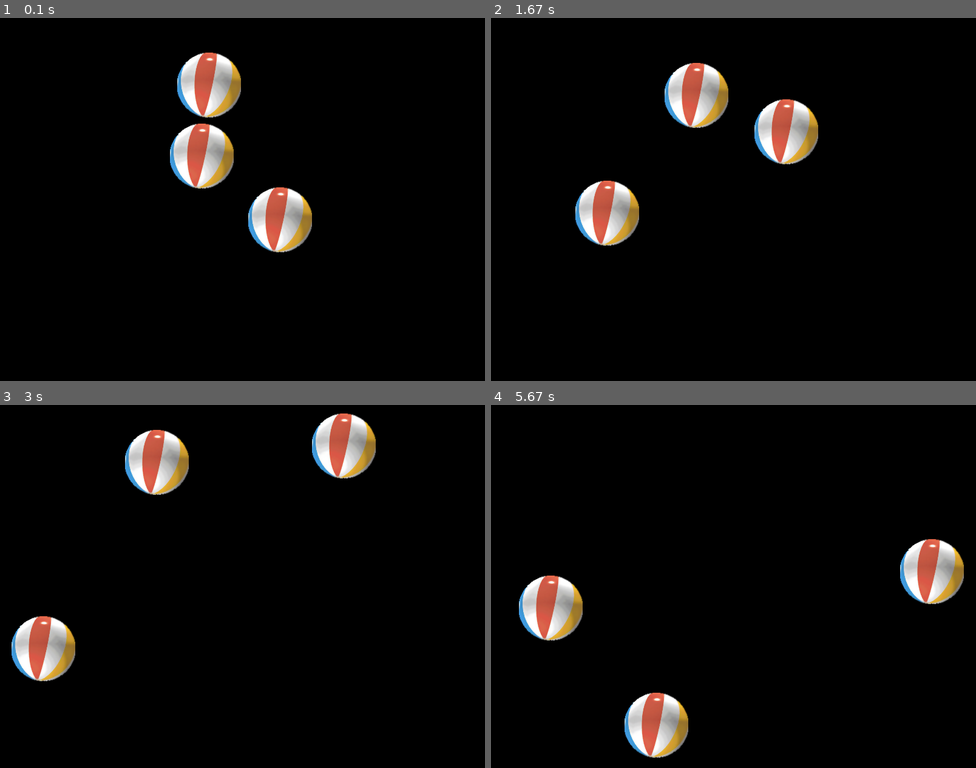
Above: before the commit, frames 1-4 (two rows, left to right).
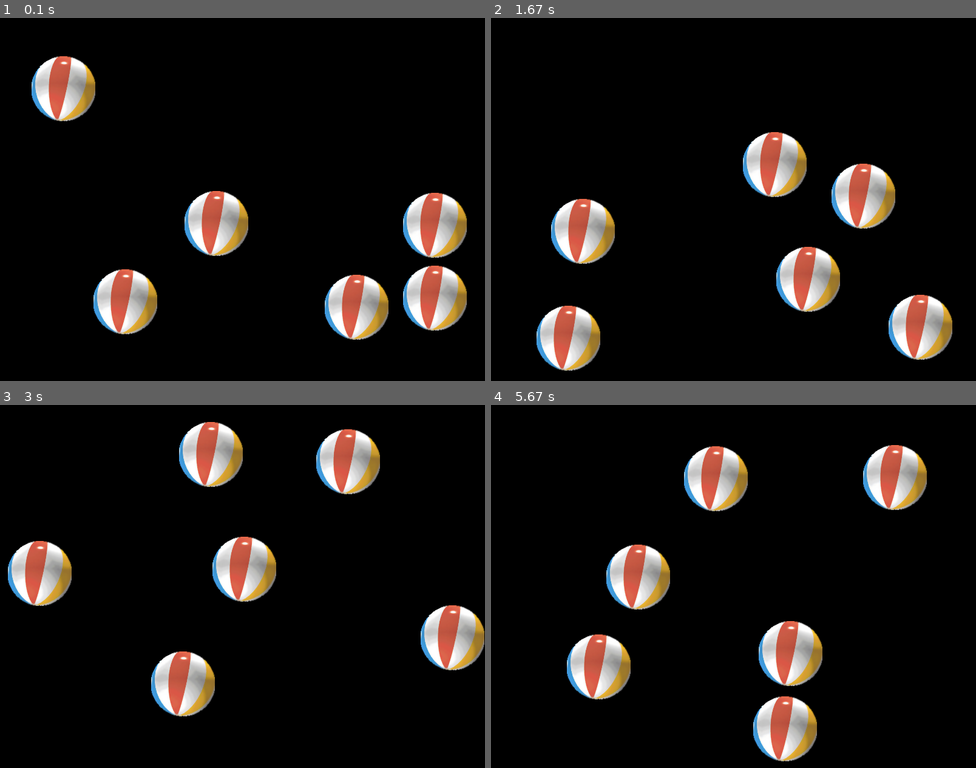
Above: after the commit, the same moments.

Repository: gogeekness/Py_Game
Game: pygame game, started from Collision_balls.py
Two runs of this game, one before a commit and one after it. Both use one fixed random seed, a clock stepped at 60 frames per second and the inputs below.
Inputs:
- Up to frame 1 (0.1 s): no input
- Up to frame 2 (1.67 s): no input
- Up to frame 3 (3 s): no input
- Up to frame 4 (5.67 s): no input

The runs differ from the first frame. In frame 1, 17% of the frame differs, in the area x 6-97%, y 9-89%; in frame 2, 15%; in frame 3, 15%; in frame 4, 17%.

Commit message:
Update commit with Collision and mazey.

Diff:
--- a/Collision_balls.py
+++ b/Collision_balls.py
@@ -1,5 +1,5 @@
 #!/usr/bin/env python3
-#Multi Bonce Ball
+# Multi Bonce Ball
 
 import sys, pygame, os
 from pygame.locals import *
@@ -8,12 +8,12 @@
 # set size of the field
 size = width, height = 800, 600
 black = (0, 0, 0)
-speed = 4
+speed = 6
 pi = math.pi
 
-random.seed(124)
+random.seed(870)
 
-#define where data directory is located
+# define where data directory is located
 main_dir = os.path.split(os.path.abspath(__file__))[0]
 
 
@@ -24,12 +24,12 @@
         raise SystemExit('could not load ball image.')
     return image
 
-#========================================================================
+# ========================================================================
 
 class Ball(pygame.sprite.Sprite):
     image = None
 
-    #Construct the ball instance
+    # Construct the ball instance
     def __init__(self, pos):
         pygame.sprite.Sprite.__init__(self, self.containers)
         self.image = load_image('ball.png')
@@ -41,13 +41,13 @@
         self.speedx = (math.cos(angle) * speed)
         self.speedy = (math.sin(angle) * speed)
         self.mass = random.randint(20, 41)
-        #-print("Ball: ",pos[0], pos[1], self.speedx, self.speedy)
+        # print("Ball: ",pos[0], pos[1], self.speedx, self.speedy)
 
-    #Move the ball and check boundries
+    # Move the ball and check boundries
     def update(self):
-        #Move ball
+        # Move ball
         self.rect.move_ip(self.speedx, self.speedy)
-        #if hit edge revsere direction
+        # if hit edge reverse direction
         if self.rect.left < 0 or self.rect.right > width:
             self.speedx = -self.speedx
             self.rect.x += self.speedx
@@ -55,97 +55,101 @@
             self.speedy = -self.speedy
             self.rect.y += self.speedy
 
-    #Does it hit another ball
-    def collide(self, B2: object) -> object:
-        B1mag = math.hypot(self.speedx, self.speedy)
-        Mdiff = 1.00 #self.mass / B2.mass
-        Xdiff = self.speedx - B2.speedx
-        Ydiff = self.speedy - B2.speedy
-        if Xdiff > 0:
-            if Ydiff > 0:
-                angle = math.atan(Ydiff/Xdiff)
-            else:
-                angle = (2 * pi) - math.atan(Ydiff/Xdiff)
-        elif Xdiff < 0:
-            if Ydiff > 0:
-                angle = pi + math.atan(Ydiff/Xdiff)
-            else:
-                angle = pi - math.atan(Ydiff/Xdiff)
-        elif Xdiff == 0:
-            if Ydiff > 0:
-                Angle = (pi / 2)
-            else:
-                Angle = -(pi / 2)
-        elif Ydiff == 0:
-            if Xdiff < 0:
-                Angle = 0
-            else:
-                Angle = pi
-        angledeg = math.degrees(angle)
-        print("Angle for ball", angledeg, "Xdiff/Ydiff",Xdiff, Ydiff, "Pos of X,Y of ball:", self.rect.x, self.rect.y)
-        self.speedx = - B1mag * math.cos(angle) * Mdiff
-        self.speedy = - B1mag * math.sin(angle) * Mdiff
+    # Does it hit another ball
+    def collide(self, B2):
+        b1mag = math.hypot(self.speedx, self.speedy)
+        b2mag = math.hypot(B2.speedx, B2.speedy)
+        Mdiff = 1.00   #self.mass / B2.mass
+
+        # will use the negative diffs for B2's computations
+        xdiff = self.speedx - B2.speedx
+        ydiff = self.speedy - B2.speedy
+        xposd = self.rect.x - B2.rect.x
+        yposd = self.rect.y - B2.rect.y
+
+        angleB1 = math.atan2(ydiff, xdiff)
+        angleB2 = math.atan2(-ydiff, -xdiff)
+        tangB1 = math.atan2(yposd, xposd)
+        tangB2 = math.atan2(-yposd, -xposd)
+
+        angleB1 = 2 * tangB1 - angleB1
+        angleB2 = 2 * tangB2 - angleB2
+
+        angledeg1 = math.degrees(angleB1)
+        print("Angle for ball", angledeg1, "Xdiff/Ydiff",xdiff, ydiff, "Pos of X,Y of ball:", self.rect.x, self.rect.y)
+        angledeg2 = math.degrees(angleB2)
+        print("Angle for ball", angledeg2, "Xdiff/Ydiff",-xdiff, -ydiff, "Pos of X,Y of ball:", B2.rect.x, B2.rect.y)
+
+        # Ball 1
+        self.speedx = - b1mag * math.cos(angleB1) * Mdiff
+        self.speedy = - b1mag * math.sin(angleB1) * Mdiff
+        # Ball 2
+        B2.speedx = - b2mag * math.cos(angleB2) * Mdiff
+        B2.speedy = - b2mag * math.sin(angleB2) * Mdiff
+
         # to make sure they don't hug
+        # need both balls to react at the same time
         self.rect.x += self.speedx
         self.rect.y += self.speedy
+        B2.rect.x += B2.speedx
+        B2.rect.y += B2.speedy
 
-#=====================================================================
+# =====================================================================
 
 def main():
     pygame.init()
     ballset = []
 
-    #make a backgroud
+    # make a backgroud
     backscreen = pygame.display.set_mode(size)
     backscreen.fill(black)
     backscreen.blit(backscreen, (0,0))
 
-    #load_image("ball.png")
+    # load_image("ball.png")
     balls = pygame.sprite.Group()
     all = pygame.sprite.RenderUpdates()
     Ball.containers = balls, all
 
     # create the balls for the field
-    for i in range (0,3):
-        #set random location for all of teh instances
+    for i in range (0,6):
+        # set random location for all of teh instances
         pox = random.randrange(50, width - 100, 120)
         poy = random.randrange(50, height - 100, 120)
         ballset.append(Ball((pox,poy)))
 
-    #keep track of time
+    # keep track of time
     clock = pygame.time.Clock()
-    #game loop
+    # game loop
     while 1:
-        #get input
+        # get input
         for event in pygame.event.get():
-            if event.type == pygame.QUIT \
-                or (event.type == KEYDOWN and event.key == K_ESCAPE) \
-                or (event.type == KEYDOWN and event.key == K_q):
+            if event.type == pygame.QUIT or (event.type == KEYDOWN and event.key == K_ESCAPE) or (event.type == KEYDOWN \
+                and event.key == K_q):
                     sys.exit()
 
-        #clear sprites
+        # clear sprites
         backscreen.fill(black)
 
-        #Check if Collided
+        # Check if Collided
         for ball1 in ballset:
             for ball2 in ballset:
                 if ball1 != ball2:
                     if pygame.sprite.collide_circle(ball1, ball2):
                         ball1.collide(ball2)
 
-
-        #update sprites
+        # update sprites
         all.update()
 
-        #update display
+        # update display
         dirty = all.draw(backscreen)
         pygame.display.update(dirty)
 
         pygame.display.flip()
 
-        #timer set for 30 frames
+        # timer set for 30 frames
         clock.tick(30)
 
-#This is the main_init
+
+# This is the main_init
 if __name__=='__main__':
     main()
--- a/Graphical_Mazy/Maze_CL.py
+++ /dev/null
@@ -1,142 +0,0 @@
-#!/usr/bin/python3 -tt
-
-#Maze Generator
-
-import sys, pygame, os
-from pygame.locals import *
-from Maze_class import halls
-#import pdb
-import random
-from random import randrange, randint
-
-#Globals
-#base maze 0 elemets
-
-col = 0
-row = 0
-black = (  0,   0,   0)
-white = (255, 255, 255)
-yellow =(255, 255,   0)
-# there if needed
-BLUE =  (  0,   0, 255)
-GREEN = (  0, 255,   0)
-RED =   (255,   0,   0)
-
-def draw_maze(screen, maze1, size, col, row):
-    #Block size
-    blocksz = ((size[0] / (col * 2 + 1)), (size[1] / (row * 2 + 1)))
-    #solve block size
-    solvesz = (blocksz[0]/2, blocksz[1]/2)
-    solveoffset = (solvesz[0]/2, solvesz[1]/2)
-    #boarder around the maze
-    #Top boarder
-    pygame.draw.rect(screen, white, [0, 0, (blocksz[0] * (col * 2 + 2)), blocksz[1]])
-    #Left boarder
-    pygame.draw.rect(screen, white, [0, 0, blocksz[0], (blocksz[1] * (row * 2 + 2))])
-    #Bottom boarder
-    pygame.draw.rect(screen, white, [0, blocksz[1] * (row * 2), blocksz[0] * (col * 2 + 1), blocksz[1] * (row * 2 + 2)])
-    #right boarder
-    pygame.draw.rect(screen, white, [blocksz[0] * (col * 2), 0, blocksz[0] * (col * 2 + 1), blocksz[1] * (row * 2 + 1)])
-    #Draw the cells
-    for y in range(row):
-        yy = (row - 1) - y
-        for x in range(col):      # [ [(T, T, T, T) ...][() () () () () ][][][][]  ]
-            if (x + 1) < col and (y + 1) < row:  #Central Blocks
-                centerblk = (((x * 2 + 1)*blocksz[0]) + blocksz[0],((y * 2 + 1)*blocksz[1]) + blocksz[1])
-                pygame.draw.rect(screen, white, [centerblk[0], centerblk[1], blocksz[0]+1, blocksz[1]+1])
-            if maze1.data[x][y][1] == False and (x + 1) < col:  #If there is a EAST blocked
-                eastgate = (((x * 2 + 2) * blocksz[0]),((yy * 2 + 1) * blocksz[1]))
-                pygame.draw.rect(screen, white, [eastgate[0], eastgate[1], blocksz[0]+1, blocksz[1]+1])
-            if maze1.data[x][y][2] == False and (yy + 1) < row:  #If there is a SOUTH blocked
-                southgate = (((x * 2 + 1) * blocksz[0]),((yy * 2 + 2) * blocksz[1]))
-                pygame.draw.rect(screen, white, [southgate[0], southgate[1], blocksz[0]+1, blocksz[1]+1])
-            if maze1.data[x][yy][4]:
-                #if solver path then draw path inite yellow
-                solveoffset = (((x * 2 + 1) * blocksz[0]) + (solvesz[0] / 2), ((y * 2 + 1) * blocksz[1]) + (solvesz[1] / 2))
-                pygame.draw.rect(screen, yellow, [solveoffset[0], solveoffset[1], solvesz[0], solvesz[1]])
-
-# This resets the maze creating a new pattern method calls for the insatnce maze1
-def makemaze(maze1, col, row):
-    maze1.seal_halls(col, row)
-    maze1.build_maze(0, 0, col, row)
-    maze1.solve(0, 0, col, row)
-
-
-#standard out for main function
-def main():
-    #create new instance of halls
-    maze1 = halls()
-    random.seed()
-    #size of graphic window
-    size = (800, 600)
-    if len(sys.argv) == 3:
-        colwidth = int(str(sys.argv[1]))
-        rowheight = int(str(sys.argv[2]))
-        if (colwidth < 2 or colwidth > 40) or (rowheight < 2 or rowheight > 40):
-            print("Both values need to greater than 2 and less then 40.\n")
-            sys.exit(1)
-    else:
-        #if no input then use 10 as default size
-        colwidth = rowheight = 10
-
-
-    #initalize pygame screen
-    pygame.init()
-    backscreen = pygame.display.set_mode(size,HWSURFACE|DOUBLEBUF|RESIZABLE)
-    #set current size of the display as the starting size
-    backscreen.fill(black)
-    backscreen.blit(backscreen, (0,0))
-
-    #inital maze and graphical output of maze and inital display
-    makemaze(maze1, colwidth, rowheight)
-    draw_maze(backscreen, maze1, size, colwidth, rowheight)
-    pygame.display.flip()
-
-    #Do main loop untill quit event
-    while True:
-        mouse = cursor = space = False
-        pygame.event.pump()
-        #event = pygame.event.wait()
-        #get input
-        pygame.display.flip()
-        for event in pygame.event.get():
-            if event.type == pygame.QUIT \
-                or (event.type == KEYDOWN and event.key == K_ESCAPE) \
-                or (event.type == KEYDOWN and event.key == K_q):
-                    sys.exit()
-            #If window resize event, set new window size
-            #Very finiky setup, sometimes it works, sometimes not
-            elif event.type == VIDEORESIZE:
-                size = event.size
-                backscreen = pygame.display.set_mode(size, HWSURFACE | DOUBLEBUF | RESIZABLE)
-                draw_maze(backscreen, maze1, size, colwidth, rowheight)
-            #If keyboard press then parse what key
-            elif (event.type == KEYDOWN):
-                if (event.key == K_SPACE):
-                    space = True
-                # if cursor key is pressed then add or remove one (1) from a maze size
-                elif (event.key == K_RIGHT):
-                    if (colwidth < 40): colwidth += 1
-                    cursor = True
-                elif (event.key == K_UP):
-                    if (rowheight < 40): rowheight += 1
-                    cursor = True
-                elif (event.key == K_LEFT):
-                    if (colwidth > 3):colwidth -= 1
-                    cursor = True
-                elif (event.key == K_DOWN):
-                    if (rowheight > 3): rowheight -= 1
-                    cursor = True
-                # if either cursor key or space pressed
-                if space or cursor:
-                    #print("screen, col-row :", size, colwidth, rowheight)
-                    # change formating on maze to new
-                    backscreen.fill(black)
-                    makemaze(maze1, colwidth, rowheight)
-                    # Graphical output of maze
-                    draw_maze(backscreen, maze1, size, colwidth, rowheight)
-                    cursor = space = False
-
-# This is the standard boiler plate call for main
-if __name__=='__main__':
-        main()
--- a/Graphical_Mazy/Maze_class.py
+++ /dev/null
@@ -1,86 +0,0 @@
-#Maze classes for Maze genpy
-import random
-from random import shuffle
-
-class halls:
-
-
-    #---------------------------------------------------------
-    # False --> blocked
-    # maze[0].append((True, False, False, True, True))
-    #                 NORTH, EAST, SOUTH, WEST, was here
-    #---------------------------------------------------------
-
-    #Set init for the Maze
-    def __init__(self):
-        self.data = []
-
-    #reseal the halls in the maze
-    def seal_halls(self, width, height):
-        self.data = [[[False, False, False, False, False] for y in range(height)] for x in range(width)]
-
-    def open_doors(self, x, y, xx, yy):
-        #outxxyy = "X Y:" + str(x) + " " + str(y) + "  XX YY:" + str(xx) + " " + str(yy)
-        #sys.stdout.write(outxxyy)
-        if xx == 1: #EAST
-            self.data[x][y][1] = True
-            self.data[x + xx][y][3] = True
-            #print(" East")
-        elif xx == -1: #WEST
-            self.data[x][y][3] = True
-            self.data[x + xx][y][1] = True
-            #print(" West")
-        elif yy == 1: #NORTH
-            self.data[x][y][0] = True
-            self.data[x][y + yy][2] = True
-            #print(" North")
-        elif yy == -1: #SOUTH
-            self.data[x][y][2] = True
-            self.data[x][y + yy][0] = True
-            #print(" South")
-            # For viewing the data set for maze
-
-    def sealed_cell(self, cellx, celly, width, height):
-        if cellx in range(width) and celly in range(height):
-        # are all door closed?
-            if any(self.data[cellx][celly]) == False:
-                return "sealed"
-            else:
-                return "opened"
-        else:
-        #out of bounds are always sealed
-            return "bounds"
-
-    def solve(self, x, y, width, height):
-        # directions for NORTH, EAST, SOUTH, WEST
-        # F(n) = Goal
-        # print("Start Solve", x, y, self.data[x][y][4])
-        if x == (width - 1) and y == (height - 1):
-            self.data[x][y][4] = True
-            return True
-        if self.sealed_cell(x, y, width, height) != "opened" or self.data[x][y][4] == True:
-            return False
-        self.data[x][y][4] = True  #Key entry, need to set breadcrumbs
-        if self.data[x][y][0] == True and self.solve(x, y+1, width, height):
-            return True
-        if self.data[x][y][1] == True and self.solve(x+1, y, width, height):
-            return True
-        if self.data[x][y][2] == True and self.solve(x, y-1, width, height):
-            return True
-        if self.data[x][y][3] == True and self.solve(x-1, y, width, height):
-            return True
-        self.data[x][y][4] = False
-        return False
-
-    def build_maze(self, x, y, width, height):
-        # directions for NORTH, EAST, SOUTH, WEST
-        directions = [(0, 1), (1, 0), (0, -1), (-1, 0)]
-        shuffle(directions)
-        for (xx, yy) in directions:
-            #print("Cell x y:",x ,y,"  Added directions to x y:", x + xx, y + yy, "Limits ", width, height)
-            tested = self.sealed_cell(x + xx, y + yy, width, height)
-            if tested == "sealed":
-                self.open_doors(x, y, xx, yy)
-                #print_val()
-                #print("Good Cell:",x ,y, "Direction", xx, yy, "Added directions", x + xx, y + yy, " result:", tested, " Num: ", num )
-                self.build_maze(x + xx, y + yy, width, height)
--- a/Graphical_Mazy/__init__.py
+++ /dev/null
@@ -1 +0,0 @@
-# -*- coding: utf-8 -*-
Not shown, removed: Graphical_Mazy/graphical_mazy.nja
